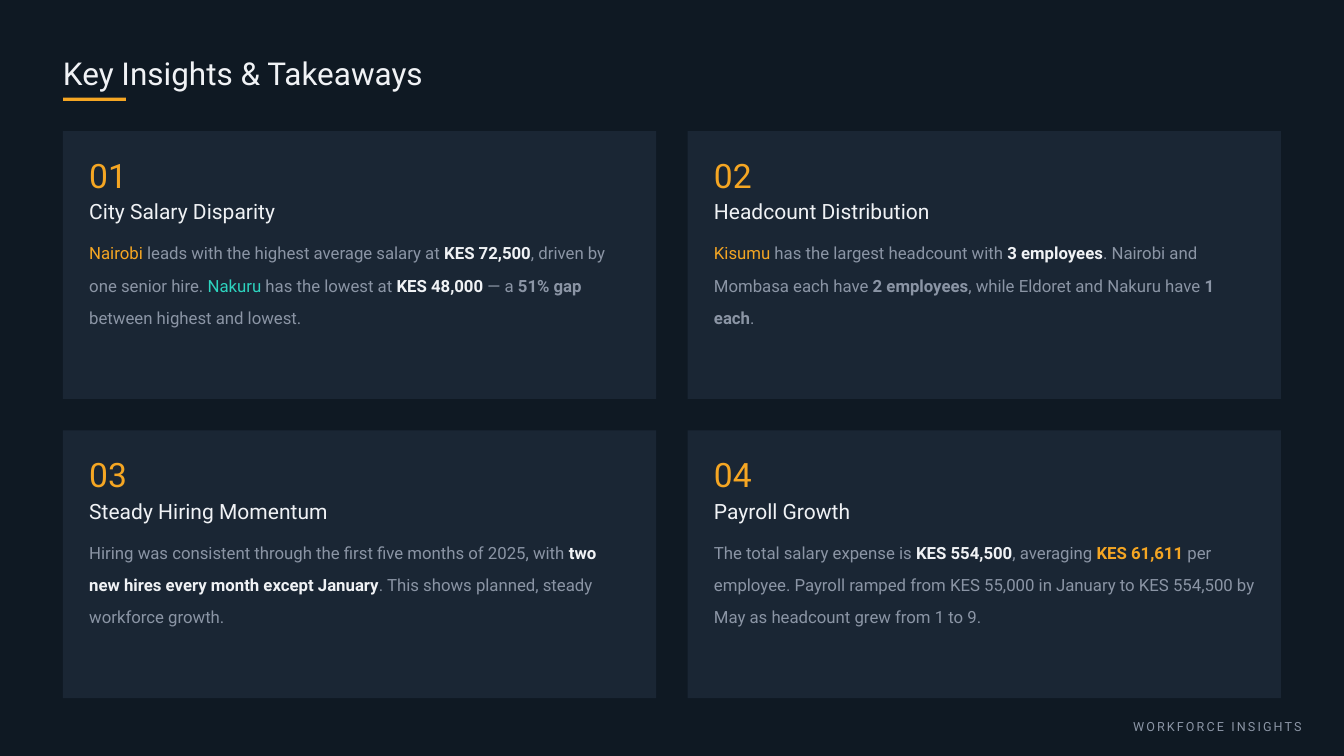
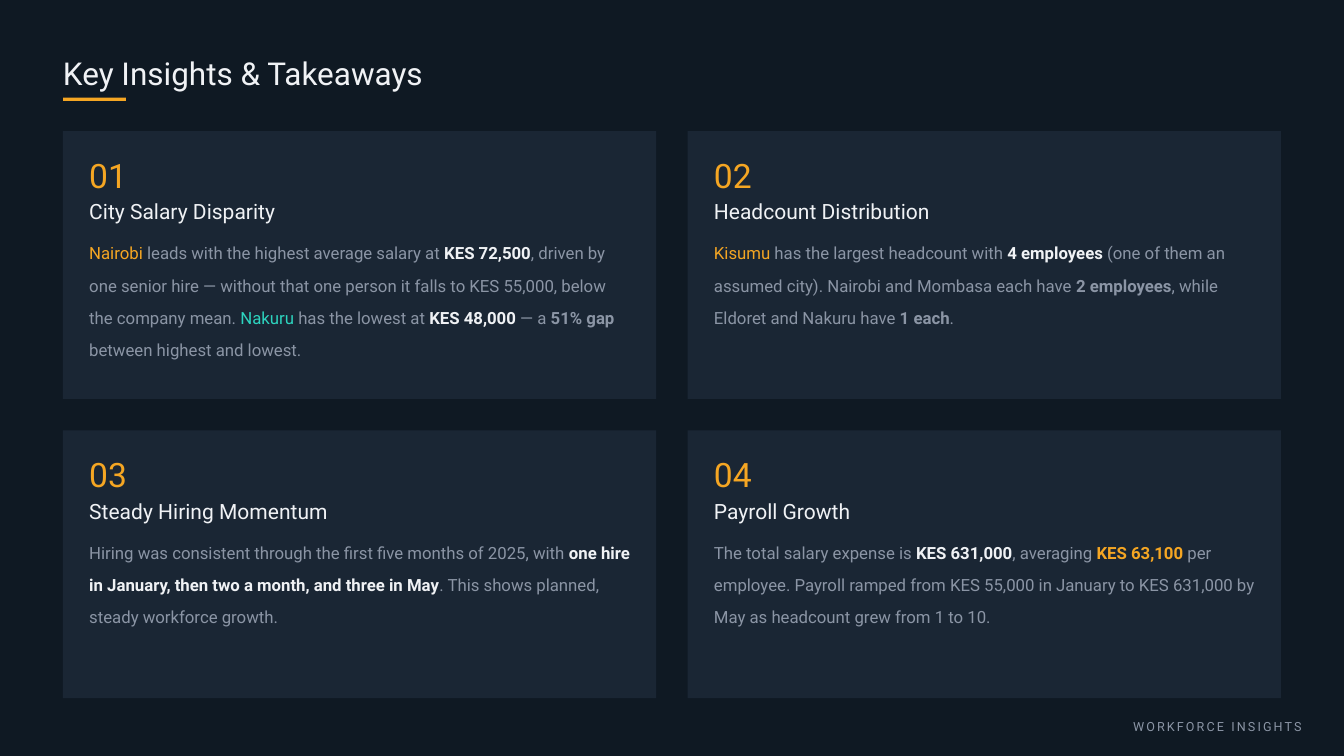
Before and after one commit to Riq-wq/employee-salary-headcount-dashboard, a slide deck: slide 15 of reports/Employee Salary & Headcount Dashboard.pptx. Drawn at 1344x756 pixels with LibreOffice and Linux fonts; fonts in the diff are those of the drawing. Boxes give left, top, right and bottom in pixels: in the first picture for what was removed or moved away, otherwise in the second. Text is boxed around its words. In the diff, an @@ line names an element or a change of style, - is before the commit and + after.

Commit message:
Move the README and the slide deck to the ten-employee snapshot
The README now publishes 11 raw rows in / 10 clean rows out, 8 defects,
a total of 631,000, a mean of 63,100 and a median of 61,000. The two
ten-fold digit slips are described as a rule rather than a one-off patch,
along with the rule's honest limit: it cannot tell a genuine high salary
from a typo, which is why it is a repair and not a cap.

The deck gains the tenth employee throughout - a new row in both the
data-quality table and the salary ranking, refreshed chart data for city
totals, city averages, headcount and hiring by month, and the 117% cleaning
finding.

The Diana assumption is no longer described as a non-unique mode, because
after de-duplication it is not one. It is disclosed as a placeholder, and
the headcount figure is now published with its qualifier.

```diff
--- a/reports/Employee Salary & Headcount Dashboard.pptx
+++ b/reports/Employee Salary & Headcount Dashboard.pptx
@@ text at <box>89,246,614,360</box>: text changed @@
-Nairobi leads with the highest average salary at KES 72,500, driven by one senior hire. Nakuru has the lowest at KES 48,000 — a 51% gap between highest and lowest.
+Nairobi leads with the highest average salary at KES 72,500, driven by one senior hire — without that one person it falls to KES 55,000, below the company mean. Nakuru has the lowest at KES 48,000 — a 51% gap between highest and lowest.
@@ text at <box>714,246,1225,324</box>: text changed @@
-Kisumu has the largest headcount with 3 employees. Nairobi and Mombasa each have 2 employees, while Eldoret and Nakuru have 1 each.
+Kisumu has the largest headcount with 4 employees (one of them an assumed city). Nairobi and Mombasa each have 2 employees, while Eldoret and Nakuru have 1 each.
@@ text at <box>89,546,630,627</box>: text changed @@
-Hiring was consistent through the first five months of 2025, with two new hires every month except January. This shows planned, steady workforce growth.
+Hiring was consistent through the first five months of 2025, with one hire in January, then two a month, and three in May. This shows planned, steady workforce growth.
@@ text at <box>714,546,1254,627</box>: text changed @@
-The total salary expense is KES 554,500, averaging KES 61,611 per employee. Payroll ramped from KES 55,000 in January to KES 554,500 by May as headcount grew from 1 to 9.
+The total salary expense is KES 631,000, averaging KES 63,100 per employee. Payroll ramped from KES 55,000 in January to KES 631,000 by May as headcount grew from 1 to 10.
```
Also in this commit, not shown: 7 other slides changed, 1 other file.
